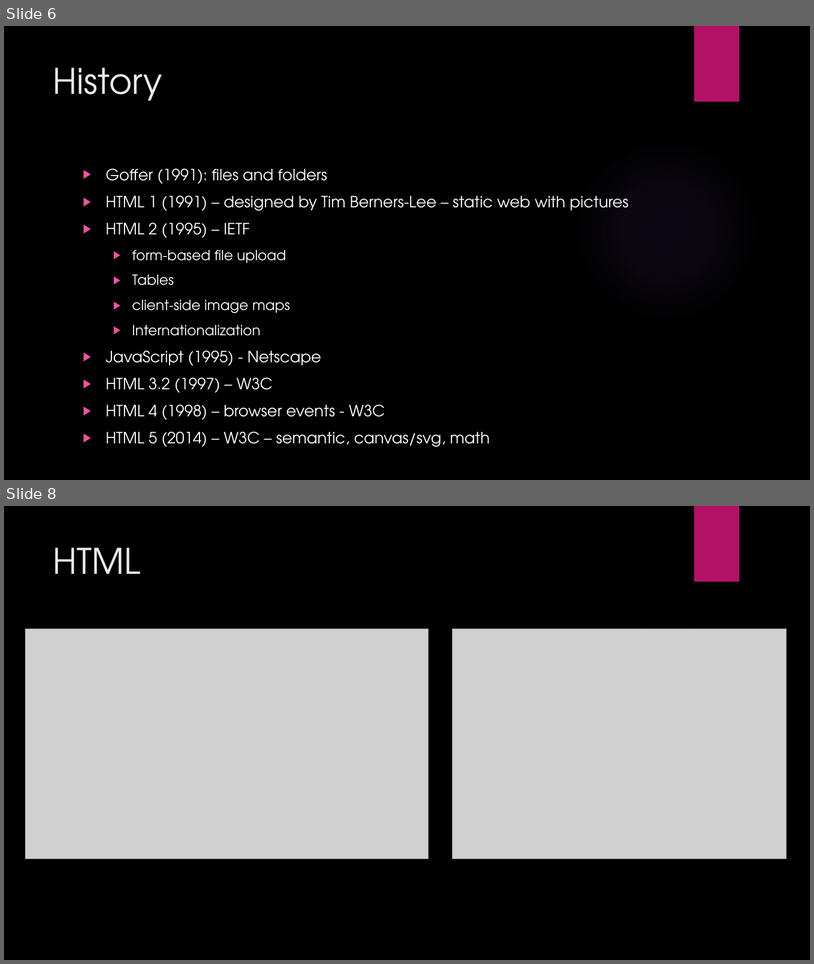
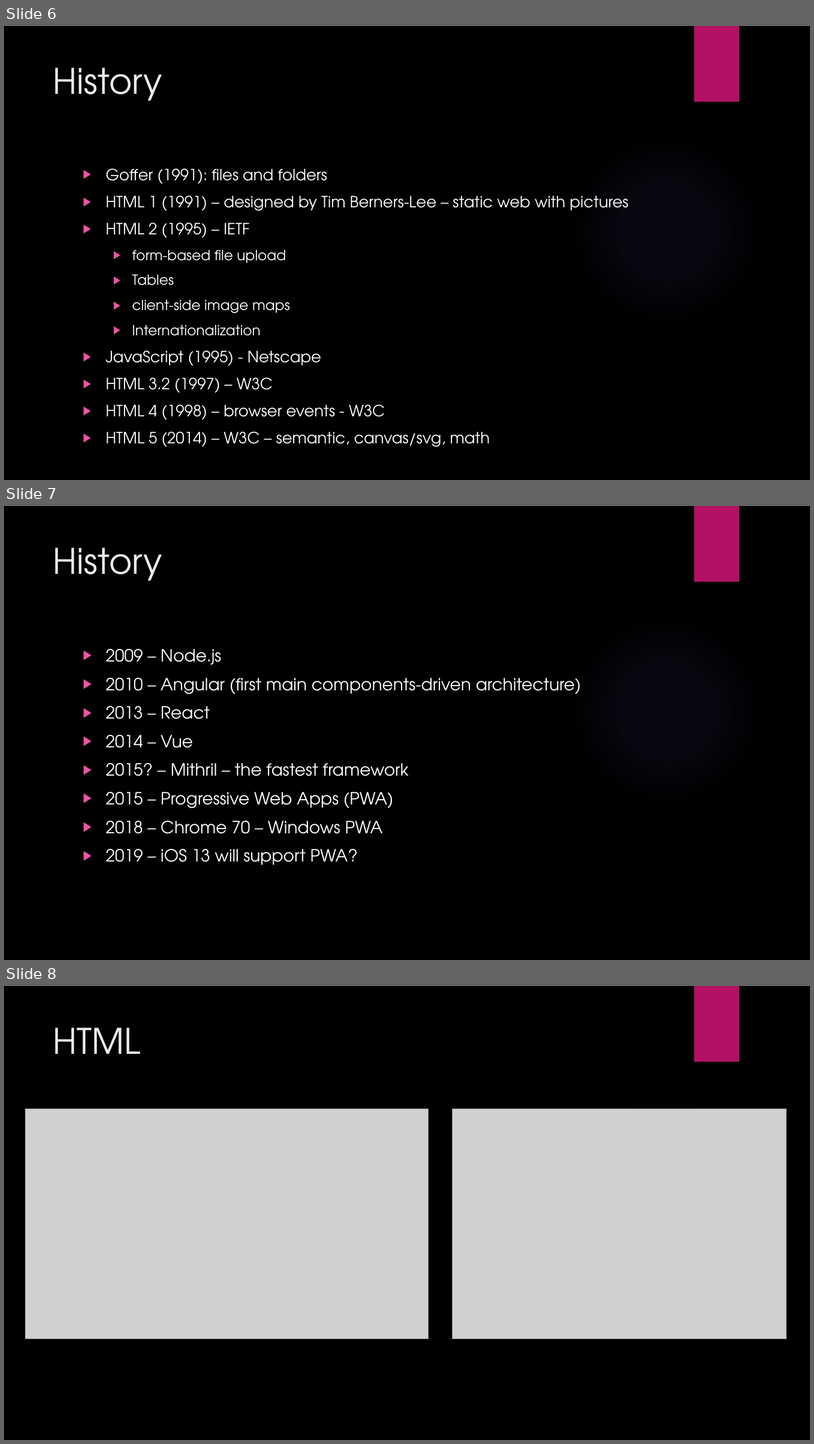
Before and after one commit to talyaron/full-stack, a slide deck: HTML/01-introduction/introduction.pptx. Shown one above the other, each under a label of ours: slides 6 and 8 before the commit, slides 6, 7 and 8 after it; the slides between them are not shown. The pictures are 814x964 and 814x1444 pixels, drawn with LibreOffice and Linux fonts; fonts in the diff are those of the drawing; grey boxes stand for pictures; background and template pictures are left out. Boxes give left, top, right and bottom in pixels: in the first picture for what was removed or moved away, otherwise in the second. Text is boxed around its words. In the diff, an @@ line names an element or a change of style, - is before the commit and + after.

```diff
--- a/HTML/01-introduction/introduction.pptx
+++ b/HTML/01-introduction/introduction.pptx
@@ slide 7 added at <box>4,506,810,960</box>, background picture (left out); not listed: 2 template elements that a slide beside it also shows @@
@@ title added at <box>53,547,162,581</box>, 42 pt, text #EBEBEB @@
+History
@@ text added at <box>106,649,581,865</box>, 20 pt, text #FFFFFF @@
+▶ 2009 – Node.js
+▶ 2010 – Angular (first main components-driven architecture)
+▶ 2013 – React
+▶ 2014 – Vue
+▶ 2015? – Mithril – the fastest framework
+▶ 2015 – Progressive Web Apps (PWA)
+▶ 2018 – Chrome 70 – Windows PWA
+▶ 2019 – iOS 13 will support PWA?
```
Also in this commit, not shown: 4 other slides added, 5 other files.
